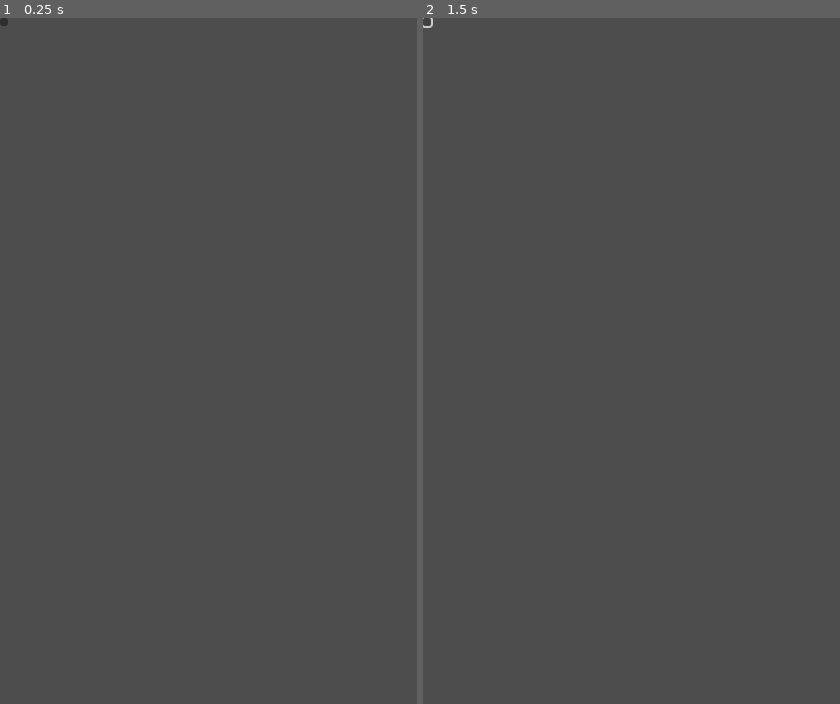
Above: before the commit, frames 1-2 (left to right).
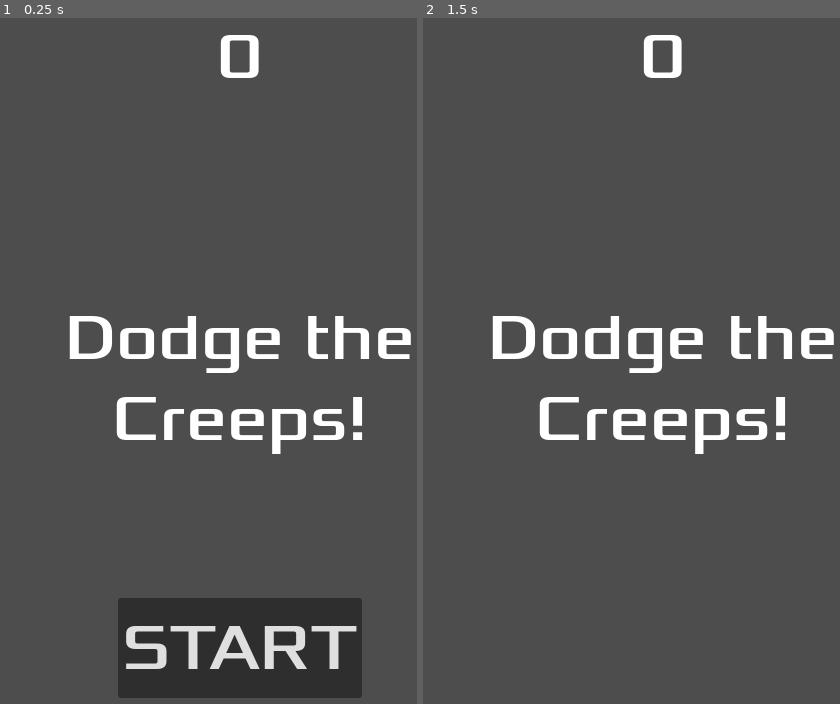
Above: after the commit, the same moments.

Repository: burmesepotato/first-2d-game
Game: Godot game, scene res://hud.tscn
Same seed, same stepped clock (60 frames per second), same inputs: the game is played once before the commit and once after it. This scene is started directly instead of the project's main scene.
Inputs (mouse positions are in pixels of both pictures, inside the frame that each line leads up to; where the layout moved, square brackets give the same spot in the first picture):
- Up to frame 1 (0.25 s): no input
- Up to frame 2 (1.5 s): click (664, 649) [427, 24] at 0.5 s; click (427, 24) at 1.27 s

The runs differ from the first frame. In frame 1, 12% of the frame differs, in the area x 0-99%, y 0-100%; in frame 2, 4.0%.

Commit message:
Implement HUD nodes
* Creates HUD scene

* Implement font, anchor, position for HUD nodes

* Handle message, score, start button in HUD

Diff:
--- a/hud.tscn
+++ b/hud.tscn
@@ -1,17 +1,63 @@
-[gd_scene format=3 uid="uid://5gvpb0pliyx4"]
+[gd_scene load_steps=3 format=3 uid="uid://5gvpb0pliyx4"]
+
+[ext_resource type="FontFile" uid="uid://cg632d0lqqgp6" path="res://fonts/Xolonium-Regular.ttf" id="1_37p78"]
+[ext_resource type="Script" uid="uid://dqjii2hmwogsp" path="res://scripts/hud.gd" id="1_64ctp"]
 
 [node name="HUD" type="CanvasLayer"]
+script = ExtResource("1_64ctp")
 
 [node name="ScoreLabel" type="Label" parent="."]
-offset_right = 40.0
-offset_bottom = 23.0
+anchors_preset = 5
+anchor_left = 0.5
+anchor_right = 0.5
+offset_left = -68.0
+offset_right = 68.0
+offset_bottom = 78.0
+grow_horizontal = 2
+theme_override_fonts/font = ExtResource("1_37p78")
+theme_override_font_sizes/font_size = 64
+text = "0"
+horizontal_alignment = 1
+vertical_alignment = 1
 
 [node name="Message" type="Label" parent="."]
-offset_right = 40.0
-offset_bottom = 23.0
+anchors_preset = 8
+anchor_left = 0.5
+anchor_top = 0.5
+anchor_right = 0.5
+anchor_bottom = 0.5
+offset_left = -240.0
+offset_top = -79.5
+offset_right = 240.0
+offset_bottom = 79.5
+grow_horizontal = 2
+grow_vertical = 2
+theme_override_fonts/font = ExtResource("1_37p78")
+theme_override_font_sizes/font_size = 64
+text = "Dodge the Creeps!"
+horizontal_alignment = 1
+vertical_alignment = 1
+autowrap_mode = 2
 
 [node name="StartButton" type="Button" parent="."]
-offset_right = 8.0
-offset_bottom = 8.0
+anchors_preset = 7
+anchor_left = 0.5
+anchor_top = 1.0
+anchor_right = 0.5
+anchor_bottom = 1.0
+offset_left = -122.0
+offset_top = -140.0
+offset_right = 122.0
+offset_bottom = -40.0
+grow_horizontal = 2
+grow_vertical = 0
+theme_override_fonts/font = ExtResource("1_37p78")
+theme_override_font_sizes/font_size = 64
+text = "START"
 
 [node name="MessageTimer" type="Timer" parent="."]
+wait_time = 2.0
+one_shot = true
+
+[connection signal="pressed" from="StartButton" to="." method="_on_start_button_pressed"]
+[connection signal="timeout" from="MessageTimer" to="." method="_on_message_timer_timeout"]
--- /dev/null
+++ b/scripts/hud.gd
@@ -0,0 +1,32 @@
+extends CanvasLayer
+
+# Custom signal to notify Main node that button been pressed
+signal start_game
+
+func show_message(text):
+	$Message.text = text
+	$Message.show()
+	$MessageTimer.start()
+
+func _on_message_timer_timeout() -> void:
+	$Message.hide()
+
+func show_game_over():
+	show_message("Game Over")
+
+	# Wait until the MessageTimer has counted down.
+	await $MessageTimer.timeout
+
+	$Message.text = "Dodge the Creeps!"
+	$Message.show()
+
+	# Make a one-shot timer and wait for it to finish.
+	await get_tree().create_timer(1.0).timeout
+	$StartButton.show()
+
+func update_score(score):
+	$ScoreLabel.text = str(score)
+
+func _on_start_button_pressed() -> void:
+	$StartButton.hide()
+	start_game.emit()
Not shown, added: scripts/hud.gd.uid
